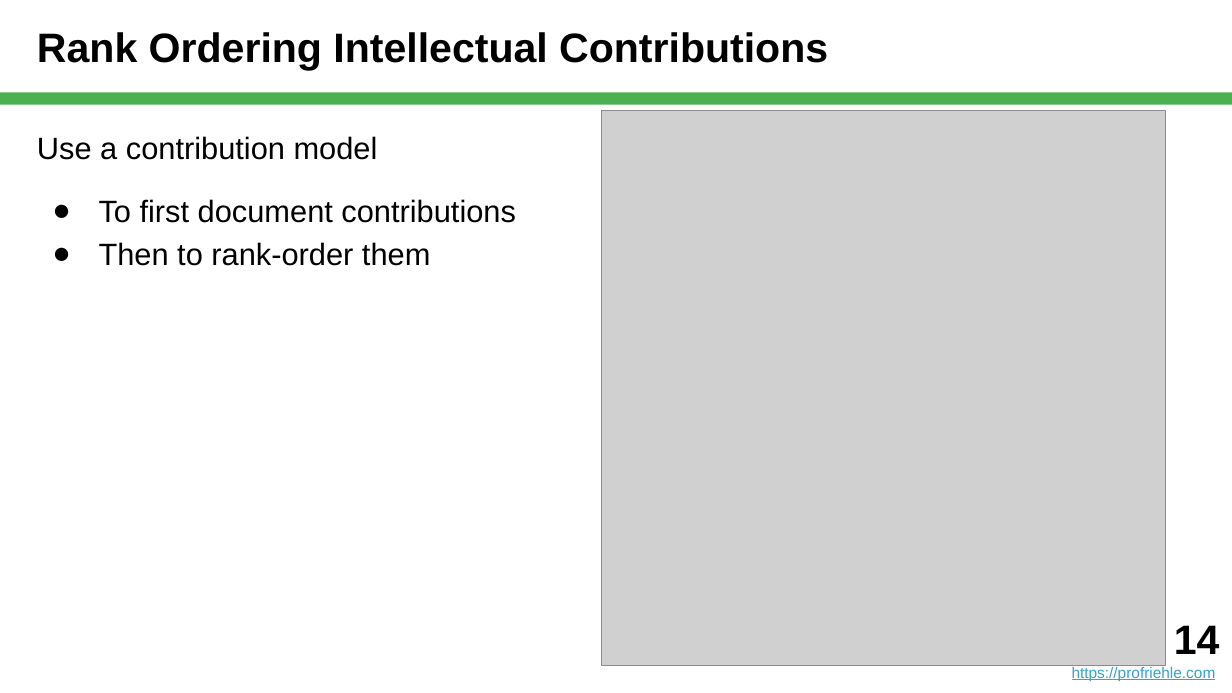
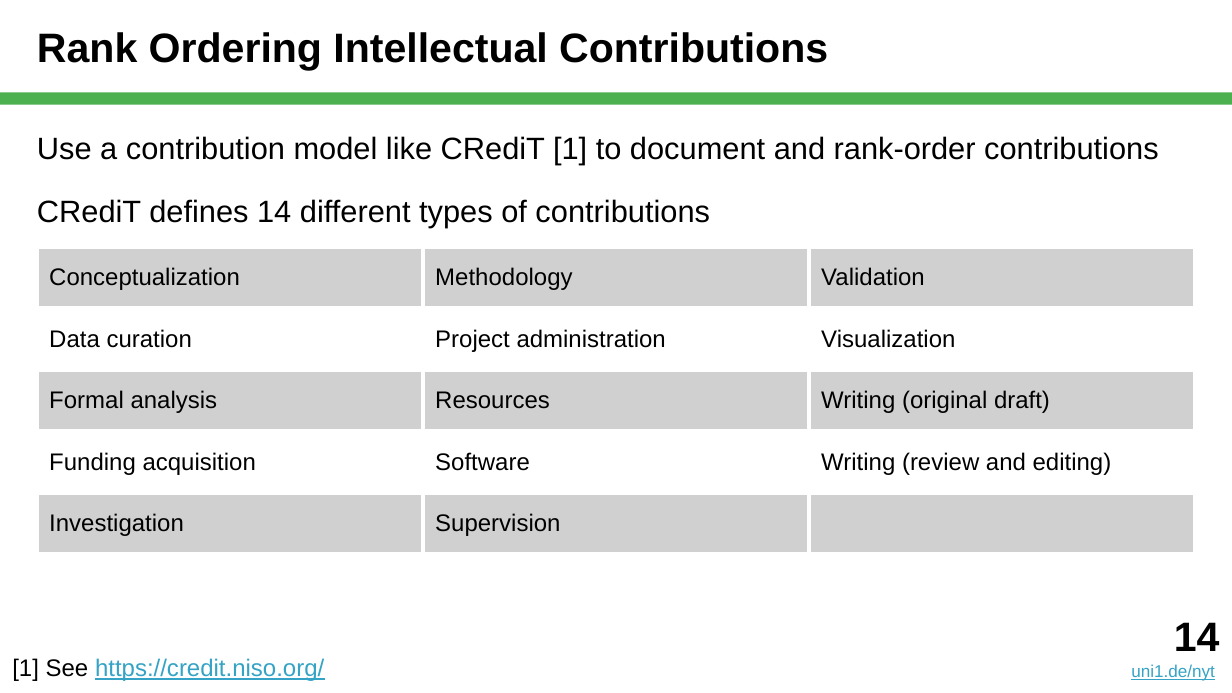
Before and after one commit to dirkriehle/nyt-course, a slide deck: slide 14 of Lecture slides/NYT E01 - Scientific Writing.pptx. Drawn at 1232x693 pixels with LibreOffice and Linux fonts; fonts in the diff are those of the drawing; grey boxes stand for pictures. Boxes give left, top, right and bottom in pixels: in the first picture for what was removed or moved away, otherwise in the second. Text is boxed around its words. In the diff, an @@ line names an element or a change of style, - is before the commit and + after.

```diff
--- a/Lecture slides/NYT E01 - Scientific Writing.pptx
+++ b/Lecture slides/NYT E01 - Scientific Writing.pptx
@@ picture removed at (x1=601, y1=111, x2=1165, y2=665) @@
@@ text at (x1=37, y1=136, x2=1159, y2=228): text changed @@
-Use a contribution model
-● To first document contributions
-● Then to rank-order them
+Use a contribution model like CRediT [1] to document and rank-order contributions
+CRediT defines 14 different types of contributions
@@ table added at (x1=37, y1=246, x2=1194, y2=650), 5 rows, 3 columns @@
+Conceptualization | Methodology | Validation
+Data curation | Project administration | Visualization
+Formal analysis | Resources | Writing (original draft)
+Funding acquisition | Software | Writing (review and editing)
+Investigation | Supervision | 
@@ text moved from (x1=1072, y1=625, x2=1220, y2=681) to (x1=1131, y1=622, x2=1220, y2=681) @@
@@ text added at (x1=12, y1=658, x2=324, y2=681), 14 pt, text #34A3C5, underline @@
+[1] See https://credit.niso.org/
@@ text at (x1=1131, y1=664, x2=1214, y2=681): text changed; size 9 to 10 pt @@
-https://profriehle.com
+uni1.de/nyt
```
Also in this commit, not shown: 50 other slides changed, 22 other files.
